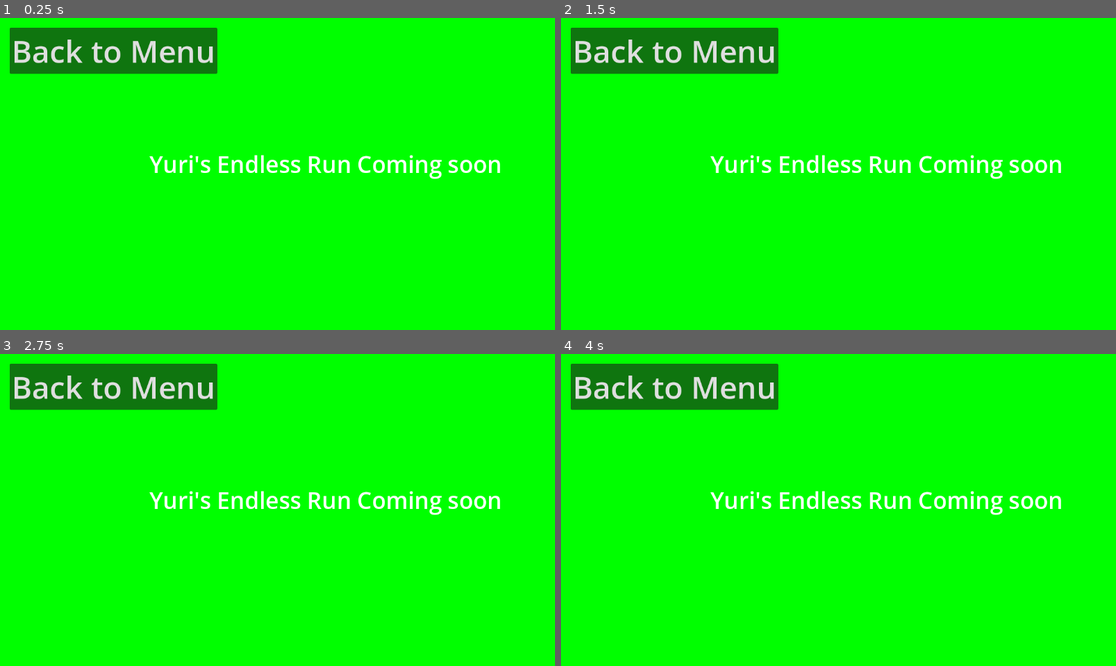
Above: before the commit, frames 1-4 (two rows, left to right).
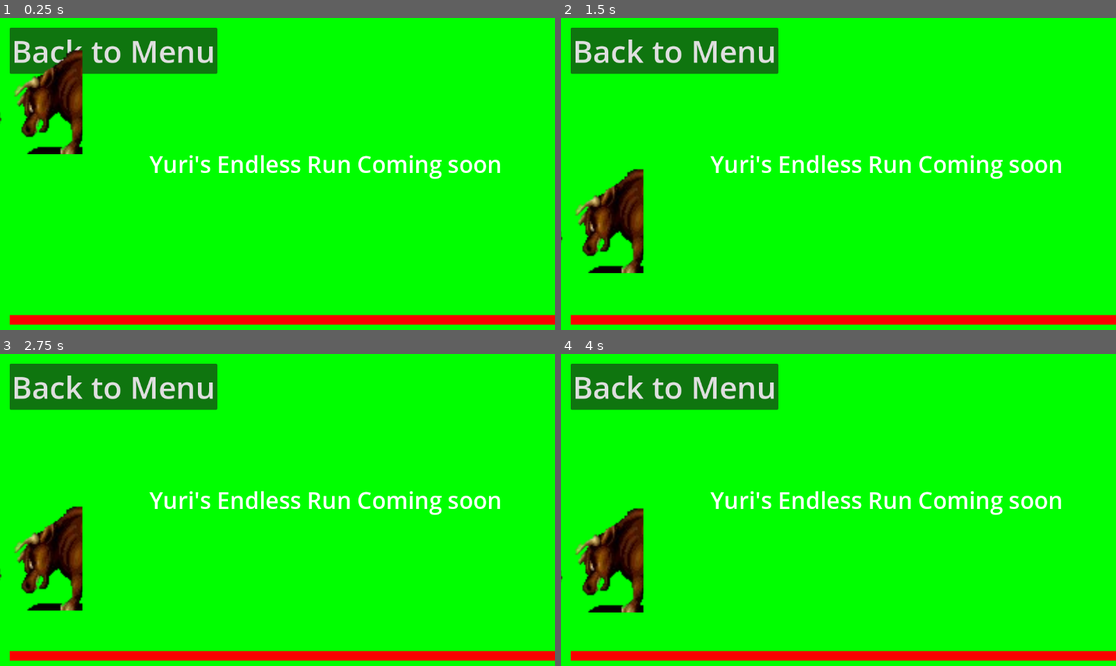
Above: after the commit, the same moments.

Repository: khrollo963/Occult-Video-Game-
Game: Godot game, scene res://scenes/levels/Uriel/yuri_game.tscn
Same seed, same stepped clock (60 frames per second), same inputs: the game is played once before the commit and once after it. This scene is started directly instead of the project's main scene.
Inputs:
- Up to frame 1 (0.25 s): no input
- Up to frame 2 (1.5 s): tap Enter (ui_accept) at 0.5, 0.6, 0.77, 1.07, 1.35 s
- Up to frame 3 (2.75 s): tap Enter (ui_accept) at 1.52, 1.82, 2.1 s
- Up to frame 4 (4 s): tap Enter (ui_accept) at 2.75, 2.85, 3.02, 3.32, 3.6, 3.77 s

The runs differ from the first frame. In frame 1, 5.8% of the frame differs, in the area x 0-100%, y 10-99%; in frame 2, 5.9%; in frame 3, 5.9%, in the area x 0-100%, y 48-99%; in frame 4, 5.9%.

Commit message:
Yuri jumping mechanic working

Diff:
--- /dev/null
+++ b/scenes/levels/Uriel/yuri.gd
@@ -0,0 +1,14 @@
+extends CharacterBody2D
+
+const GRAVITY = 800
+const JUMP_FORCE = -400
+
+func _physics_process(delta):
+	velocity.y += GRAVITY * delta
+	velocity.x = 0
+
+	if Input.is_action_just_pressed("ui_accept"):
+		if is_on_floor():
+			velocity.y = JUMP_FORCE
+
+	move_and_slide()
--- a/scenes/levels/Uriel/yuri_game.tscn
+++ b/scenes/levels/Uriel/yuri_game.tscn
@@ -1,8 +1,81 @@
 [gd_scene format=3 uid="uid://dqgpbsrhmwq84"]
 
 [ext_resource type="Script" uid="uid://b7vxlg6wo5eam" path="res://scenes/levels/Uriel/yuri_game.gd" id="1_nhjq3"]
+[ext_resource type="Script" uid="uid://dye75kp802jkt" path="res://scenes/levels/Uriel/yuri.gd" id="2_fku5m"]
+[ext_resource type="Texture2D" uid="uid://nx0ubrr1cjq3" path="res://assets/characters/Yuri Bull.png" id="2_kuobw"]
+
+[sub_resource type="AtlasTexture" id="AtlasTexture_fku5m"]
+atlas = ExtResource("2_kuobw")
+region = Rect2(0, 0, 149, 96)
+
+[sub_resource type="AtlasTexture" id="AtlasTexture_gwkwu"]
+atlas = ExtResource("2_kuobw")
+region = Rect2(149, 0, 149, 96)
+
+[sub_resource type="AtlasTexture" id="AtlasTexture_6o5dd"]
+atlas = ExtResource("2_kuobw")
+region = Rect2(298, 0, 149, 96)
+
+[sub_resource type="AtlasTexture" id="AtlasTexture_q00ky"]
+atlas = ExtResource("2_kuobw")
+region = Rect2(447, 0, 149, 96)
+
+[sub_resource type="AtlasTexture" id="AtlasTexture_cfjsl"]
+atlas = ExtResource("2_kuobw")
+region = Rect2(0, 96, 149, 96)
+
+[sub_resource type="AtlasTexture" id="AtlasTexture_cyddo"]
+atlas = ExtResource("2_kuobw")
+region = Rect2(149, 96, 149, 96)
+
+[sub_resource type="AtlasTexture" id="AtlasTexture_850o8"]
+atlas = ExtResource("2_kuobw")
+region = Rect2(298, 96, 149, 96)
+
+[sub_resource type="AtlasTexture" id="AtlasTexture_xwn2y"]
+atlas = ExtResource("2_kuobw")
+region = Rect2(447, 96, 149, 96)
 
 [sub_resource type="SpriteFrames" id="SpriteFrames_nhjq3"]
+animations = [{
+"frames": [{
+"duration": 1.0,
+"texture": ExtResource("2_kuobw")
+}, {
+"duration": 1.0,
+"texture": SubResource("AtlasTexture_fku5m")
+}, {
+"duration": 1.0,
+"texture": SubResource("AtlasTexture_gwkwu")
+}, {
+"duration": 1.0,
+"texture": SubResource("AtlasTexture_6o5dd")
+}, {
+"duration": 1.0,
+"texture": SubResource("AtlasTexture_q00ky")
+}, {
+"duration": 1.0,
+"texture": SubResource("AtlasTexture_cfjsl")
+}, {
+"duration": 1.0,
+"texture": SubResource("AtlasTexture_cyddo")
+}, {
+"duration": 1.0,
+"texture": SubResource("AtlasTexture_850o8")
+}, {
+"duration": 1.0,
+"texture": SubResource("AtlasTexture_xwn2y")
+}],
+"loop": true,
+"name": &"default",
+"speed": 10.0
+}]
+
+[sub_resource type="RectangleShape2D" id="RectangleShape2D_3gu3o"]
+size = Vector2(420, 69.33333)
+
+[sub_resource type="RectangleShape2D" id="RectangleShape2D_fku5m"]
+size = Vector2(1280, 20)
 
 [node name="YuriGame" type="Node2D" unique_id=2133409603]
 script = ExtResource("1_nhjq3")
@@ -37,8 +110,31 @@
 "
 
 [node name="Yuri" type="CharacterBody2D" parent="." unique_id=1028241462]
+position = Vector2(300, 100)
+scale = Vector2(3, 3)
+script = ExtResource("2_fku5m")
 
 [node name="AnimatedSprite2D" type="AnimatedSprite2D" parent="Yuri" unique_id=1753772298]
+position = Vector2(-117.589325, 4.0687714)
 sprite_frames = SubResource("SpriteFrames_nhjq3")
+frame = 3
+
+[node name="CollisionShape2D" type="CollisionShape2D" parent="Yuri" unique_id=73849728]
+position = Vector2(113.666664, 170.66667)
+shape = SubResource("RectangleShape2D_3gu3o")
+
+[node name="Ground" type="StaticBody2D" parent="." unique_id=958771880]
+position = Vector2(640, 600)
+
+[node name="CollisionShape2D" type="CollisionShape2D" parent="Ground" unique_id=370666729]
+position = Vector2(0, 500)
+shape = SubResource("RectangleShape2D_fku5m")
+
+[node name="ColorRect" type="ColorRect" parent="Ground" unique_id=1510391712]
+offset_left = -620.0
+offset_top = 17.0
+offset_right = 660.0
+offset_bottom = 37.0
+color = Color(0.98038715, 4.9574674e-06, 1.92523e-06, 1)
 
 [connection signal="pressed" from="Back To Menu" to="." method="_on_back_to_menu_pressed"]
Binary file changed: assets/characters/Yuri Bull.png
Not shown, added: scenes/levels/Uriel/yuri.gd.uid
